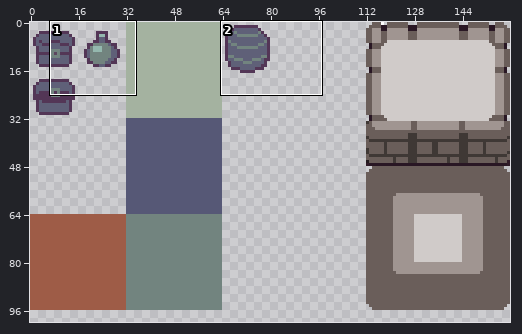
One commit to this sprite sheet: resource/gfx/tileset.png. The first picture is a wide view before the edit; the outline marks the close-up.
Close-up. First the earlier version:
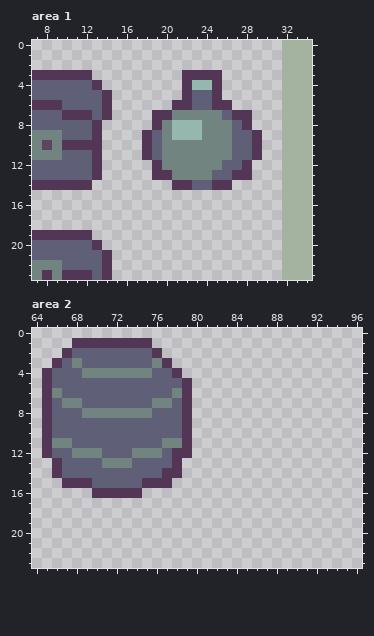
The file is 160x160 pixels. Colours within 5 levels of each other are drawn and written as one. Shown: area 1: x 7..34, y 0..23; area 2: x 64..96, y 0..23. The wide view leaves out empty margins.
After:
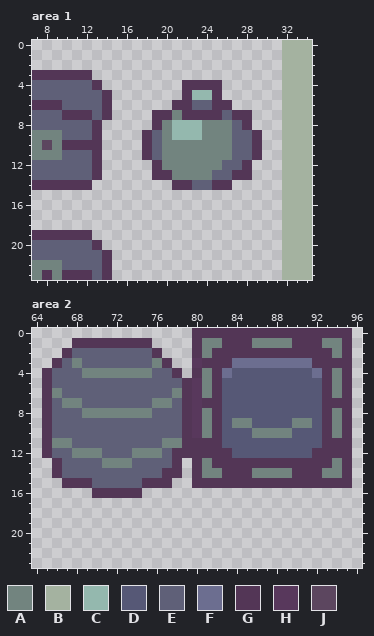
Palette (. is transparent): A #72847f  B #a4b2a0  C #94b8ae  D #565876  E #5f6078  F #6c6e90  G #533656  H #58385c  J #5c465f
Change:
Area 1:
Colour C replaces colour E in row 5 at x 23 to 24.
Colour G replaces colour A in row 7 at x 22 to 25.
Colour G replaces colour C in row 4 at x 23 to 24.
The author cleared colour G in row 3 at x 22 to 25.
Area 2:
Colour A is added in row 1 at x 81 to 82, 86 to 89 and 93 to 94; in row 2 at x 81 and 94; in rows 4 to 6 at x 81 and 94; in row 8 at x 81 and 94; in row 9 at x 81, 84 to 85, 90 to 91 and 94; in row 10 at x 81, 86 to 89 and 94.
Colour A is added in row 13 at x 81 and 94; in row 14 at x 81 to 82, 86 to 89 and 93 to 94.
Colour D is added in row 4 at x 84 to 91; in rows 5 to 8 at x 83 to 92; in row 9 at x 83, 86 to 89 and 92; in row 10 at x 83 to 85 and 90 to 92; in row 11 at x 83 to 92; in row 12 at x 84 to 91.
Colour F is added in row 3 at x 84 to 91; in row 4 at x 83 and 92.
Colour G is added in row 0 at x 80 to 95; in row 1 at x 80, 83 to 85, 90 to 92 and 95; in row 2 at x 80, 82 to 93 and 95; in row 3 at x 81 to 83 and 92 to 95; in row 4 at x 80, 82, 93 and 95; in rows 5 to 6 at x 82, 93 and 95.
Colour G is added in row 7 at x 81 to 82 and 93 to 95; in rows 8 to 10 at x 82, 93 and 95; in row 11 at x 80 to 82 and 93 to 95; in row 12 at x 80 to 83 and 92 to 95; in row 13 at x 80, 82 to 93 and 95; in row 14 at x 80, 83 to 85, 90 to 92 and 95.
Colour G is added in row 15 at x 80 to 95.
Colour H is added in row 3 at x 80; in rows 5 to 10 at x 80.
Where, in picture pixels (left, top, right, bottom), the same in both close-ups:
changed: (182, 70, 222, 120)
added: (192, 328, 352, 488)
